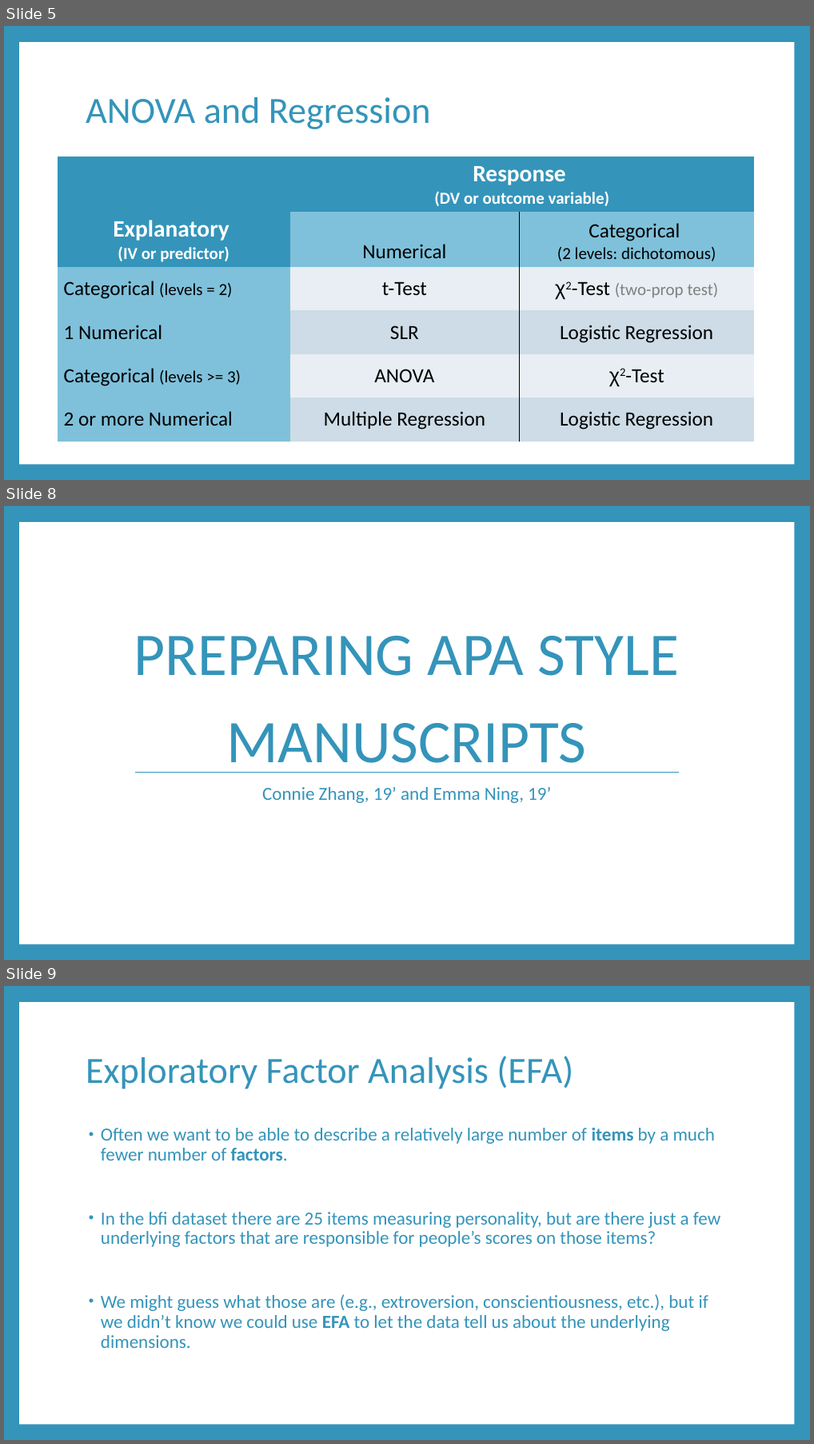
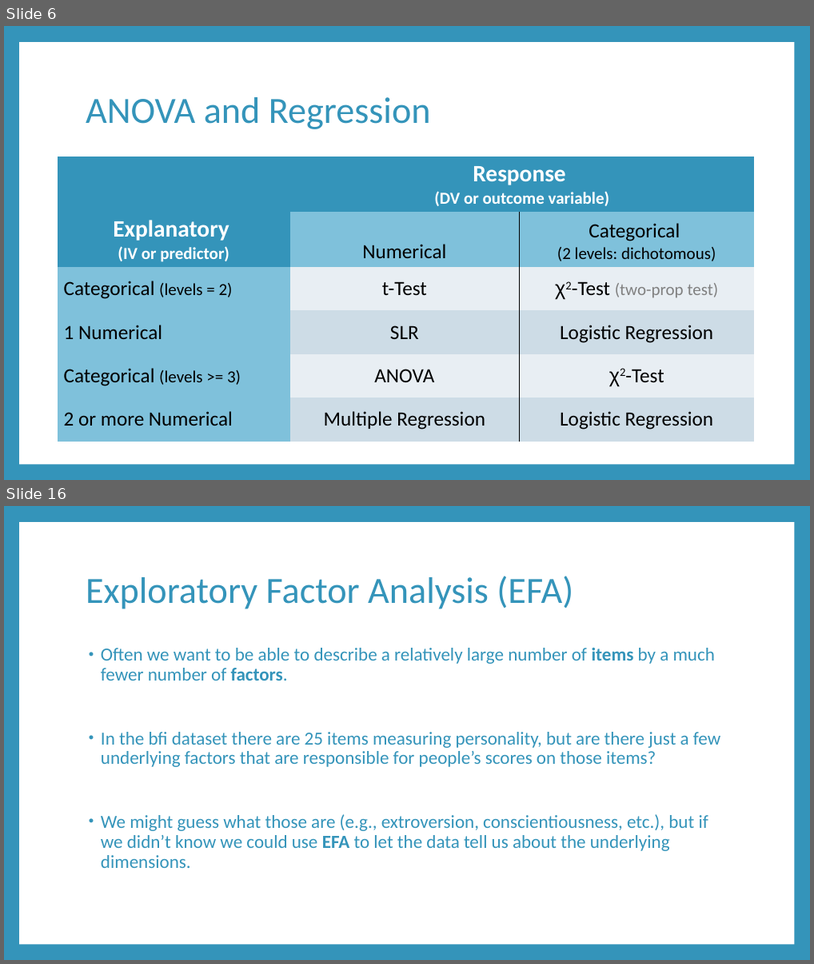
Before and after one commit to RandiLGarcia/datic-intro-to-r, a slide deck: docs/Day 2 Slides.pptx. Shown one above the other, each under a label of ours: slides 5, 8 and 9 before the commit, slides 6 and 16 after it; the slides between them are not shown. The pictures are 814x1444 and 814x964 pixels, drawn with LibreOffice and Linux fonts; fonts in the diff are those of the drawing. Boxes give left, top, right and bottom in pixels: in the first picture for what was removed or moved away, otherwise in the second. Text is boxed around its words. In the diff, an @@ line names an element or a change of style, - is before the commit and + after.

```diff
--- a/docs/Day 2 Slides.pptx
+++ b/docs/Day 2 Slides.pptx
@@ slide 8 removed at [4, 506, 810, 960], background #3494BA; not listed: 1 template element that a slide beside it also shows @@
@@ title removed at [134, 636, 680, 772] @@
-PREPARING APA STYLE MANUSCRIPTS
@@ line removed from (135, 772) to (680, 772) @@
@@ text removed at [262, 787, 551, 803] @@
-Connie Zhang, 19’ and Emma Ning, 19’
@@ what was slide 5 is now slide 6 @@
@@ what was slide 9 is now slide 16 @@
```
Also in this commit, not shown: 10 slides changed, 9 slides added, 58 other files.
